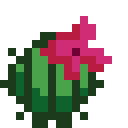
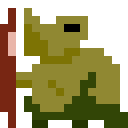
Layers edited between the first and the second 128×128 image:
painted on "Body" over (0, 8, 128, 128)
